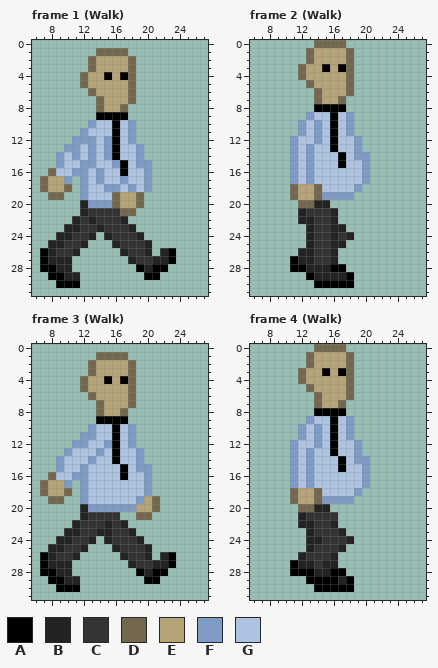
Pixel-art file -- Assets/Artwork/DeathGuy.aseprite. Above, as it was before the edit.
32x32 pixels, 13 frames. Shown: frame 1 (Walk): x 6..27, y 0..31; frame 2 (Walk): x 6..27, y 0..31; frame 3 (Walk): x 6..27, y 0..31; frame 4 (Walk): x 6..27, y 0..31. The commit also changed other frames, which this record leaves out.
Palette (. is transparent): A #000000  B #232323  C #343434  D #73684d  E #b6a479  F #7e9bc5  G #aec3e2
After:
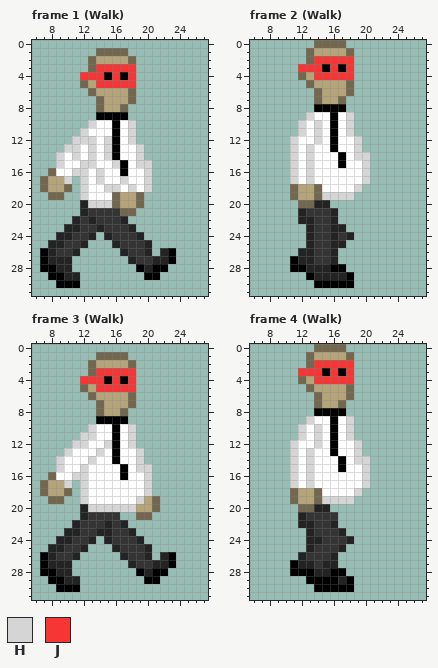
Colours new in this view: H #d5d5d5  J #f73535
Changes in this commit:
layer "Left Arm" now shown
layer "Left Arm Blu" now hidden
layer "Body" now shown
layer "Body Blu" now hidden
layer "Right Arm" now shown
layer "Right Arm Blu" now hidden
layer "Red Glasses" now shown
@@ palette @@
-G #aec3e2
+G #ffffff
--- frame 1 (Walk)
@@ x 10..20 @@
  2 ...DEEEED..
- 3 ...DEEEED..
- 4 ..DEEAEAD..
- 5 ..DEEEEED..
+ 3 ...DJJJJJ..
+ 4 ..JJJAJAJ..
+ 5 ..DEJJJJJ..
  6 ...DEEEED..
@@ x 6..27 @@
  9 ........AAAA..........
-10 .......FGGAGF.........
-11 ......FGGGAGF.........
-12 .....FFFGFAGF.........
-13 ....FFGFGFAGGF........
-14 ...FGFGFGFAGGF........
-15 ...FGGFFGGFAGFF.......
-16 ..DGGFFGFGGAGGF.......
-17 .DEEF.FGFGGFGGF.......
-18 .DEED.FGGFFGFGF.......
-19 ..DD..FGGGDEED........
-20 ......BFFFDEED........
+10 .......HGGAGH.........
+11 ......HGGGAGH.........
+12 .....HHHGHAGH.........
+13 ....HHGHGHAGGH........
+14 ...HGHGHGHAGGH........
+15 ...HGGHHGGHAGHH.......
+16 ..DGGHHGHGGAGGH.......
+17 .DEEH.HGHGGHGGH.......
+18 .DEED.HGGHHGHGH.......
+19 ..DD..HGGGDEED........
+20 ......BHHHDEED........
 21 ......BCCCCDD.........
--- frame 2 (Walk)
@@ x 10..20 @@
  1 ...DEEEED..
- 2 ...DEEEED..
- 3 ..DEEAEAD..
- 4 ..DEEEEED..
+ 2 ...DJJJJJ..
+ 3 ..JJJAJAJ..
+ 4 ..DEJJJJJ..
  5 ...DEEEED..
@@ x 9..22 @@
  8 .....AAAA.....
- 9 ....FGGAGF....
-10 ...FGFGAGF....
-11 ...FGFGAGF....
-12 ..FGGFGAGGF...
-13 ..FGFGGAGGF...
-14 ..FGFGGGAGFF..
-15 ..FGFGGGAGGF..
-16 ..FGFGGGGGGF..
-17 ..FGFGGGGGGF..
-18 ..DEEDGGGGF...
-19 ..DEEDFFFF....
+ 9 ....HGGAGH....
+10 ...HGHGAGH....
+11 ...HGHGAGH....
+12 ..HGGHGAGGH...
+13 ..HGHGGAGGH...
+14 ..HGHGGGAGHH..
+15 ..HGHGGGAGGH..
+16 ..HGHGGGGGGH..
+17 ..HGHGGGGGGH..
+18 ..DEEDGGGGH...
+19 ..DEEDHHHH....
 20 ...DDBB.......
--- frame 3 (Walk)
@@ x 10..20 @@
  2 ...DEEEED..
- 3 ...DEEEED..
- 4 ..DEEAEAD..
- 5 ..DEEEEED..
+ 3 ...DJJJJJ..
+ 4 ..JJJAJAJ..
+ 5 ..DEJJJJJ..
  6 ...DEEEED..
@@ x 6..27 @@
  9 ........AAAA..........
-10 .......FGGAGF.........
-11 ......FFGGAGF.........
-12 .....FFGGFAGF.........
-13 ....FGGGFGAGGF........
-14 ...FGGGFGGAGGF........
-15 ...FGGFGGGGAGFF.......
-16 ..DGGFFGGGGAGGF.......
-17 .DEEF.FGGGGGGGF.......
-18 .DEED.FGGGGGGGF.......
-19 ..DD..FGGGGGGFED......
-20 ......BFFFFFFEED......
+10 .......HGGAGH.........
+11 ......HHGGAGH.........
+12 .....HHGGHAGH.........
+13 ....HGGGHGAGGH........
+14 ...HGGGHGGAGGH........
+15 ...HGGHGGGGAGHH.......
+16 ..DGGHHGGGGAGGH.......
+17 .DEEH.HGGGGGGGH.......
+18 .DEED.HGGGGGGGH.......
+19 ..DD..HGGGGGGHED......
+20 ......BHHHHHHEED......
 21 ......BCCCC..DD.......
--- frame 4 (Walk): the same change as frame 2 (Walk)
